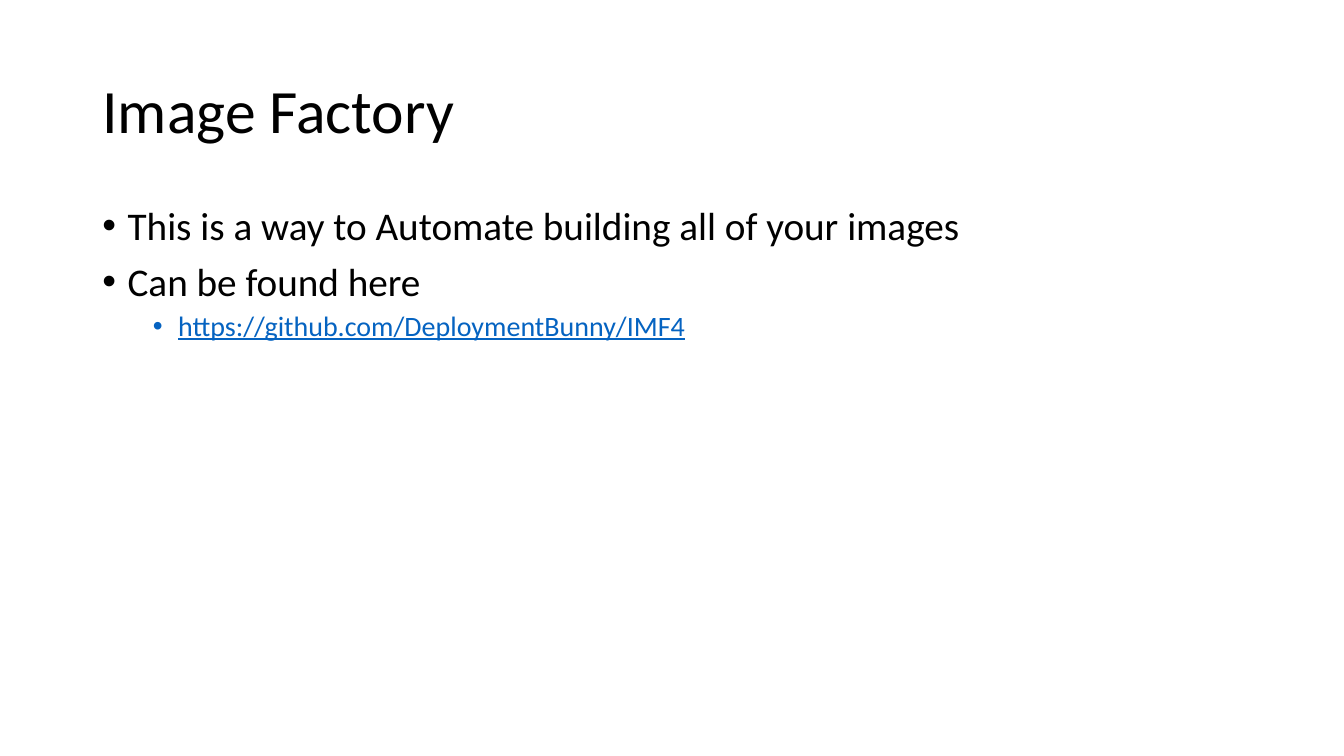
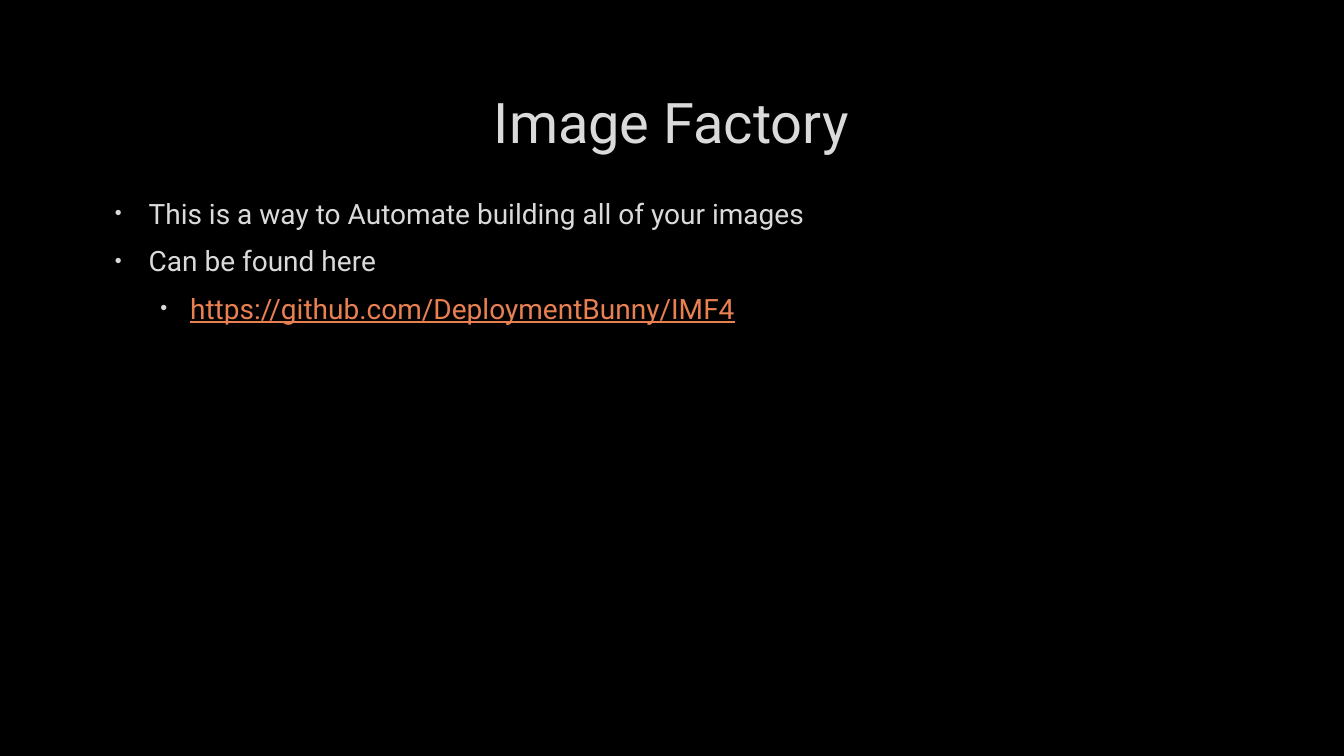
Before and after one commit to fydexx/HECC-2018, a slide deck: slide 6 of Part_01/Section03.pptx. Drawn at 1344x756 pixels with LibreOffice and Linux fonts; fonts in the diff are those of the drawing; background and template pictures are left out. Boxes give left, top, right and bottom in pixels: in the first picture for what was removed or moved away, otherwise in the second. Text is boxed around its words. In the diff, an @@ line names an element or a change of style, - is before the commit and + after.

```diff
--- a/Part_01/Section03.pptx
+++ b/Part_01/Section03.pptx
@@ background #FFFFFF to picture (left out) @@
@@ title "Image Factory": place and size @@
-title "Image Factory" at bbox=[102, 93, 454, 144]
+title "Image Factory" at bbox=[494, 103, 848, 155]
@@ title "Image Factory" at bbox=[494, 103, 848, 155]: size 44 to 40 pt, font Calibri to Roboto, text colour #000000 to #DADADA, letter outline none to #404040 0.75 pt; alignment left to centre; line spacing 0.9 to 1 @@
@@ text "This is a way to ...": place and size @@
-text "This is a way to ..." at bbox=[128, 212, 959, 341]
+text "This is a way to ..." at bbox=[149, 202, 804, 325]
@@ text "This is a way to ..." at bbox=[149, 202, 804, 325]: size 28 to 20 pt, text colour #000000 to #DADADA in "This is a way to Automate building ...", "Can be found here"; font Calibri to Roboto, letter outline none to #404040 0.75 pt; text colour #0563C1 to #E98052 in "https://github.com/DeploymentBunny/IMF4"; indent changed; line spacing 0.9 to 1; more space between paragraphs @@
```
Also in this commit, not shown: 9 other slides changed.
